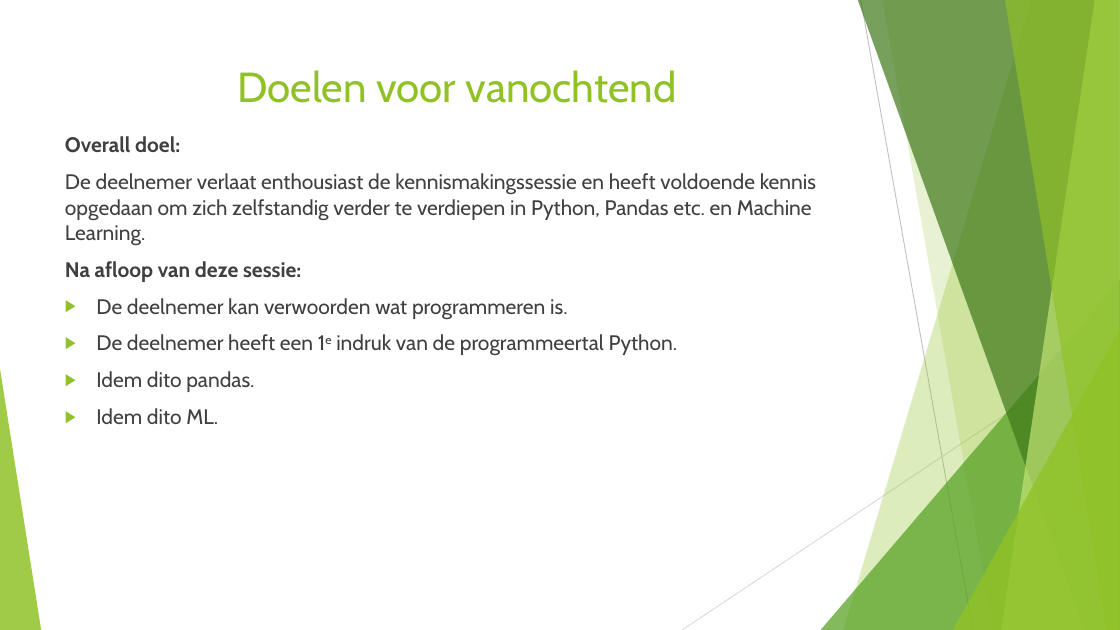
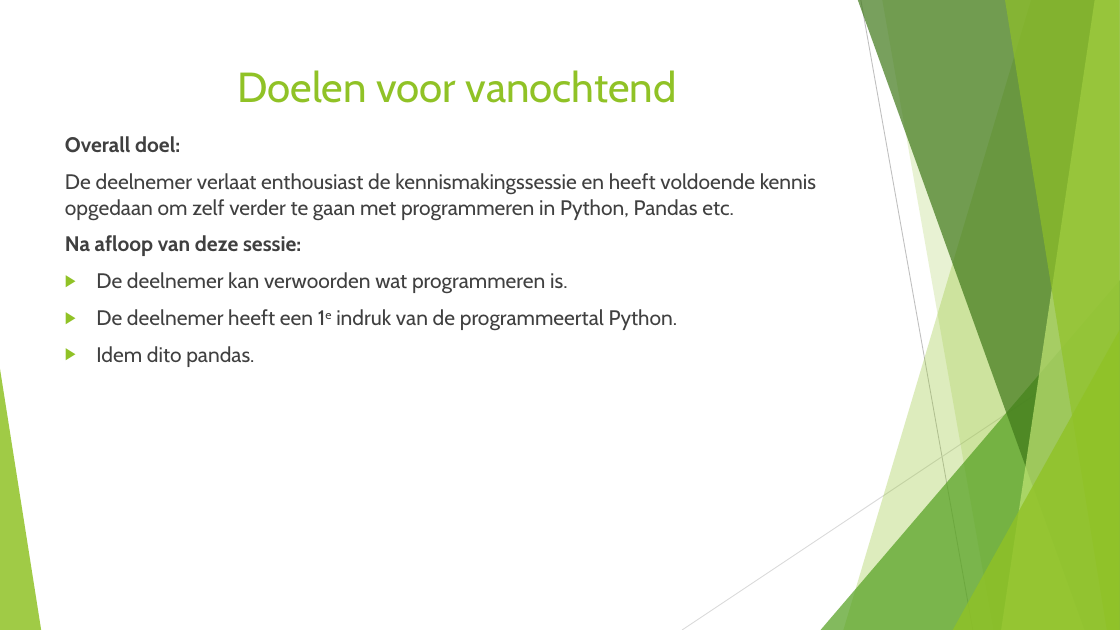
Before and after one commit to HagaZiekenhuis/python-workshops, a slide deck: slide 5 of Intro.pptx (slide 4 before the commit). Drawn at 1120x630 pixels with LibreOffice and Linux fonts; fonts in the diff are those of the drawing. Boxes give left, top, right and bottom in pixels: in the first picture for what was removed or moved away, otherwise in the second. Text is boxed around its words. In the diff, an @@ line names an element or a change of style, - is before the commit and + after.

```diff
--- a/Intro.pptx
+++ b/Intro.pptx
@@ text at [65, 173, 816, 221]: text changed @@
-De deelnemer verlaat enthousiast de kennismakingssessie en heeft voldoende kennis opgedaan om zich zelfstandig verder te verdiepen in Python, Pandas etc. en Machine Learning.
+De deelnemer verlaat enthousiast de kennismakingssessie en heeft voldoende kennis opgedaan om zelf verder te gaan met programmeren in Python, Pandas etc.
@@ text at [96, 408, 218, 424]: paragraph removed @@
-▶ Idem dito ML.
```
Also in this commit, not shown: 3 other slides changed, 5 slides added, 9 slides removed.
